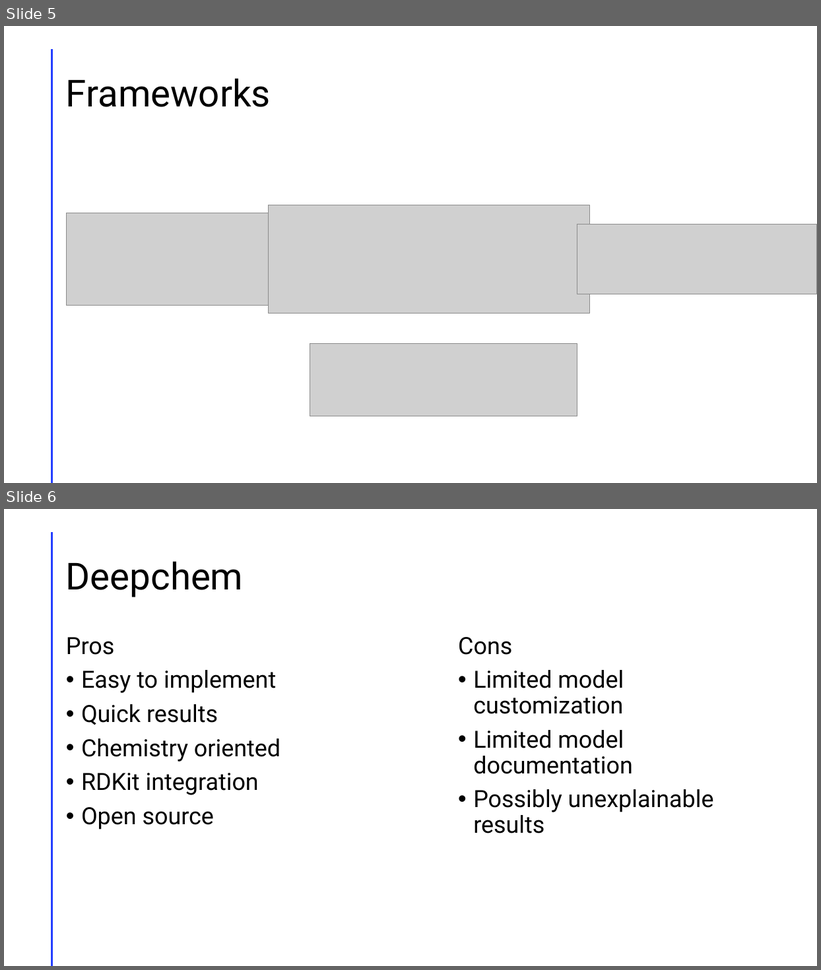
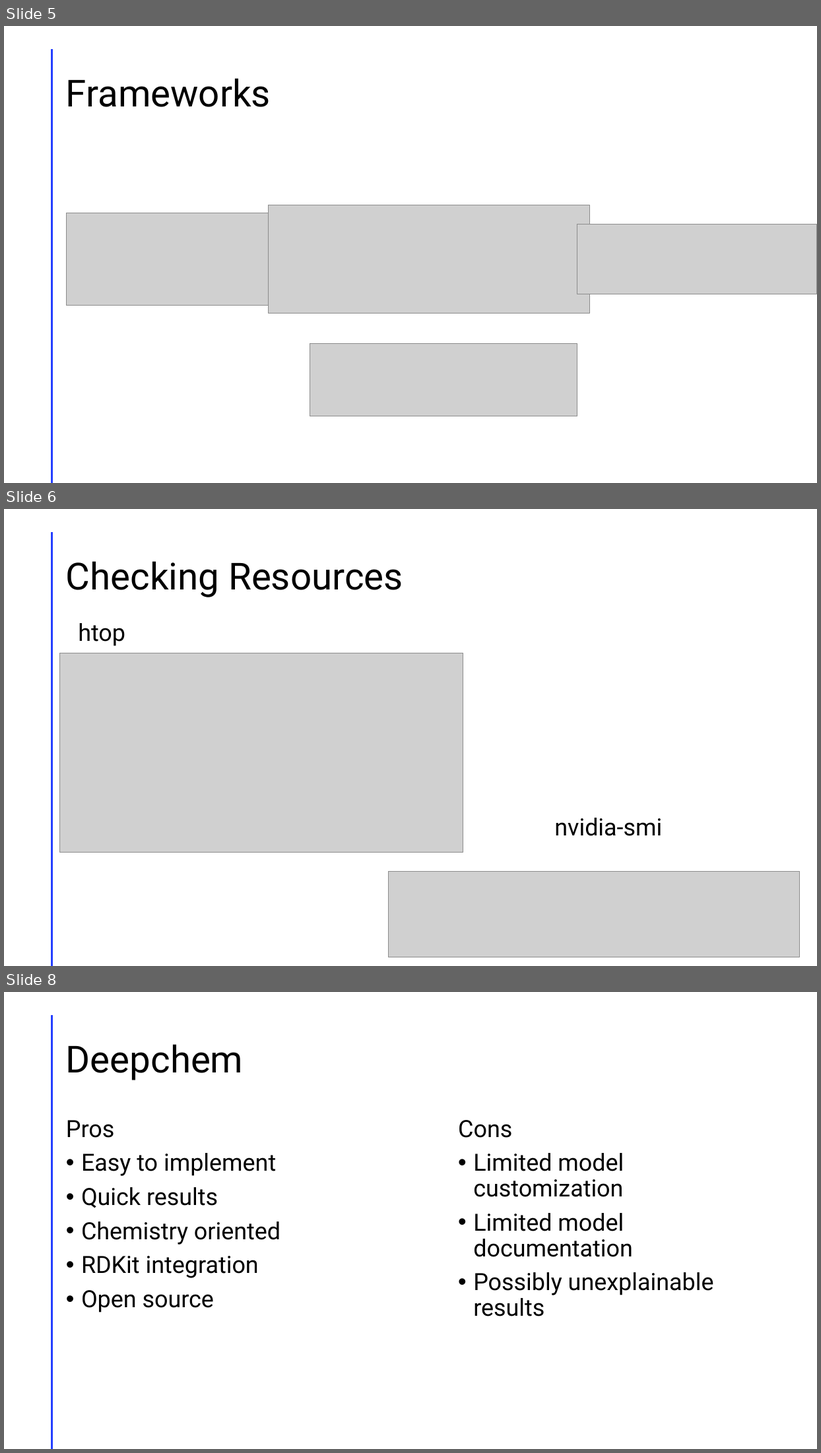
Before and after one commit to Ian-McCleary/chem-ml-research, a slide deck: Presentation1.pptm. Shown one above the other, each under a label of ours: slides 5 and 6 before the commit, slides 5, 6 and 8 after it; the slides between them are not shown. The pictures are 821x970 and 821x1453 pixels, drawn with LibreOffice and Linux fonts; fonts in the diff are those of the drawing; grey boxes stand for pictures. Boxes give left, top, right and bottom in pixels: in the first picture for what was removed or moved away, otherwise in the second. Text is boxed around its words. In the diff, an @@ line names an element or a change of style, - is before the commit and + after.

```diff
--- a/Presentation1.pptm
+++ b/Presentation1.pptm
@@ slide 6 added at (4, 509, 817, 966), background #FFFFFF; not listed: 1 template element that a slide beside it also shows @@
@@ title added at (66, 561, 403, 597), 44 pt, text #000000 @@
+Checking Resources
@@ text added at (78, 623, 125, 646), 28 pt, text #000000 @@
+htop
@@ picture added at (60, 653, 464, 852) @@
@@ text added at (554, 818, 662, 836), 28 pt, text #000000 @@
+nvidia-smi
@@ picture added at (388, 872, 800, 958) @@
@@ what was slide 6 is now slide 8 @@
```
Also in this commit, not shown: 6 other slides added, 1 other file.
